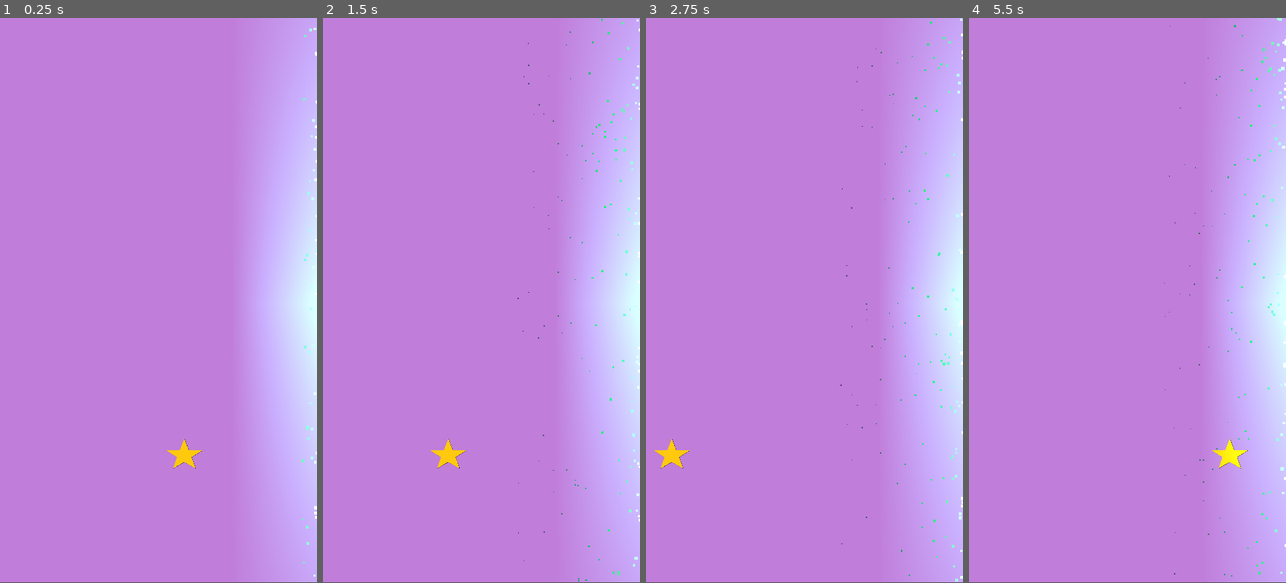
Above: before the commit, frames 1-4 (left to right).
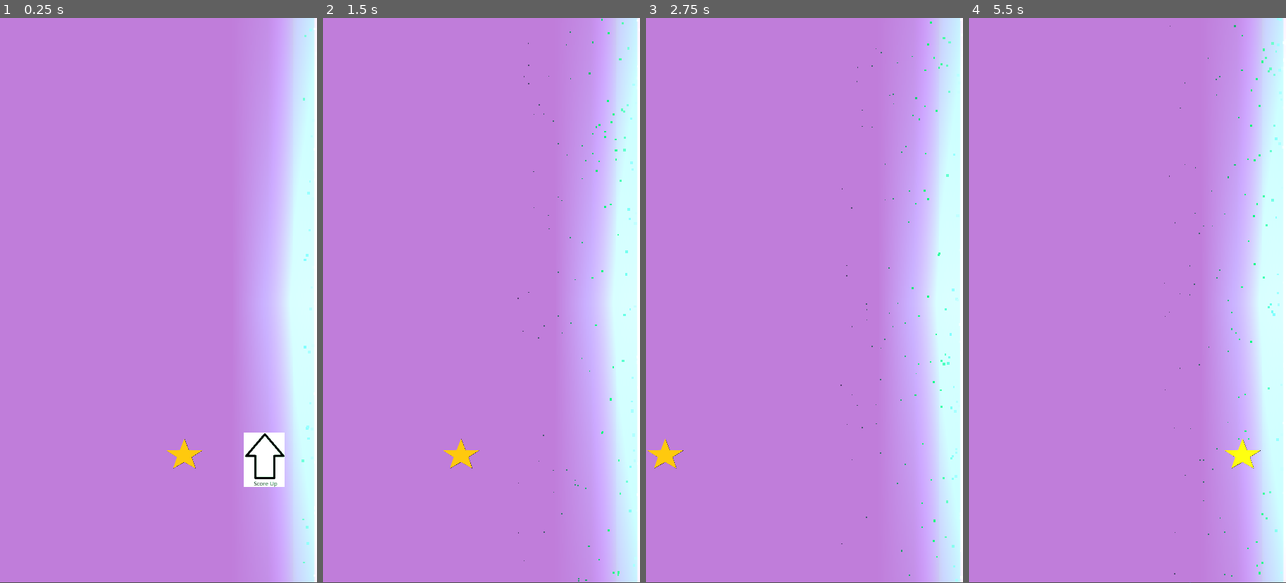
Above: after the commit, the same moments.

Repository: OllieL1/GUTS-T35
Game: Godot game, scene res://level.tscn
The game is run twice, just before and just after one commit, with the same random seed, the same clock (stepped at 60 frames per second) and the same inputs.
Inputs (mouse positions are in pixels of both pictures, inside the frame that each line leads up to):
- Up to frame 1 (0.25 s): no input
- Up to frame 2 (1.5 s): tap Enter (ui_accept) at 0.5, 0.77 s; move the mouse to (551, 272) at 0.52 s; hold Right (ui_right) from 0.53 s (still down); click (551, 272) at 0.67 s; move the mouse to (418, 328) at 1.27 s
- Up to frame 3 (2.75 s): tap Enter (ui_accept) at 1.52 s; move the mouse to (836, 176) at 2.02 s; release Right (ui_right) at 2.03 s; hold Left (ui_left) from 2.03 s (still down)
- Up to frame 4 (5.5 s): move the mouse to (1111, 413) at 2.77 s; release Left (ui_left) at 2.78 s; hold Right (ui_right) 2.78-4.28 s; click (1111, 413) at 2.92 s; tap Enter (ui_accept) at 3.02, 3.77, 4.52 s; move the mouse to (1222, 385) at 3.52 s; move the mouse to (1032, 215) at 4.27 s; hold Left (ui_left) 4.28-5.03 s; move the mouse to (1143, 300) at 5.02 s; hold Right (ui_right) from 5.03 s (still down); click (1143, 300) at 5.17 s

The runs differ from the first frame. In frame 1, 9.8% of the frame differs, in the area x 76-100%, y 0-100%; in frame 2, 8.8%; in frame 3, 8.7%; in frame 4, 8.8%.

Commit message:
Working Power Up

Diff:
--- /dev/null
+++ b/switch/left_wall.tscn
@@ -0,0 +1,13 @@
+[gd_scene load_steps=2 format=3 uid="uid://ct304pftvmk86"]
+
+[sub_resource type="RectangleShape2D" id="RectangleShape2D_ikigc"]
+size = Vector2(24, 1310)
+
+[node name="Left Wall" type="StaticBody2D"]
+
+[node name="CollisionShape2D" type="CollisionShape2D" parent="."]
+position = Vector2(2, 635)
+shape = SubResource("RectangleShape2D_ikigc")
+
+[node name="Sprite2D" type="Sprite2D" parent="."]
+position = Vector2(3, -3)
--- a/switch/level.tscn
+++ b/switch/level.tscn
@@ -6,6 +6,8 @@
 [ext_resource type="PackedScene" uid="uid://djm33ltide0rx" path="res://obstacle.tscn" id="2_mr6sg"]
 [ext_resource type="PackedScene" uid="uid://cy1qe65gcd50k" path="res://power_up.tscn" id="4_mmiyr"]
 [ext_resource type="PackedScene" uid="uid://dqfs6manslryo" path="res://music.tscn" id="5_j4qqt"]
+[ext_resource type="PackedScene" uid="uid://ct304pftvmk86" path="res://left_wall.tscn" id="7_6vnp7"]
+[ext_resource type="PackedScene" uid="uid://de083s1b7pfpi" path="res://right_wall.tscn" id="8_qo2o3"]
 
 [sub_resource type="Curve" id="Curve_6pr7g"]
 _data = [Vector2(0, 1), 0.0, 0.0, 0, 0, Vector2(1, 0.362637), 0.0, 0.0, 0, 0]
@@ -28,12 +30,6 @@
 
 [sub_resource type="GradientTexture1D" id="GradientTexture1D_nfw6j"]
 gradient = SubResource("Gradient_6jhuv")
-
-[sub_resource type="RectangleShape2D" id="RectangleShape2D_ikigc"]
-size = Vector2(24, 1310)
-
-[sub_resource type="RectangleShape2D" id="RectangleShape2D_b330g"]
-size = Vector2(28, 1298)
 
 [node name="Level" type="Node2D"]
 script = ExtResource("1_mhqcc")
@@ -67,7 +63,6 @@
 color_ramp = SubResource("Gradient_or8ax")
 
 [node name="PointLight2D2" type="PointLight2D" parent="Right Wall Effects"]
-visible = false
 position = Vector2(-56, 650)
 scale = Vector2(1.7652, 22.6563)
 energy = 0.61
@@ -81,19 +76,6 @@
 texture = SubResource("GradientTexture1D_nfw6j")
 height = 1280.0
 
-[node name="Left Wall" type="StaticBody2D" parent="."]
+[node name="Left Wall" parent="." instance=ExtResource("7_6vnp7")]
 
-[node name="CollisionShape2D" type="CollisionShape2D" parent="Left Wall"]
-position = Vector2(2, 635)
-shape = SubResource("RectangleShape2D_ikigc")
-
-[node name="Sprite2D" type="Sprite2D" parent="Left Wall"]
-
-[node name="Right Wall" type="StaticBody2D" parent="."]
-
-[node name="CollisionShape2D" type="CollisionShape2D" parent="Right Wall"]
-position = Vector2(719, 641)
-shape = SubResource("RectangleShape2D_b330g")
-one_way_collision_margin = 0.0
-
-[node name="Sprite2D" type="Sprite2D" parent="Right Wall"]
+[node name="Right Wall" parent="." instance=ExtResource("8_qo2o3")]
--- a/switch/player.tscn
+++ b/switch/player.tscn
@@ -4,7 +4,7 @@
 [ext_resource type="Script" path="res://scripts/player.gd" id="1_oewdl"]
 
 [sub_resource type="RectangleShape2D" id="RectangleShape2D_pfegi"]
-size = Vector2(94, 77)
+size = Vector2(61, 71)
 
 [node name="Player" type="CharacterBody2D"]
 position = Vector2(333, 216)
@@ -19,5 +19,5 @@
 position = Vector2(-3, -6)
 
 [node name="CollisionShape2D" type="CollisionShape2D" parent="."]
-position = Vector2(1, -8.5)
+position = Vector2(-0.5, -11.5)
 shape = SubResource("RectangleShape2D_pfegi")
--- a/switch/power_up.tscn
+++ b/switch/power_up.tscn
@@ -1,6 +1,20 @@
-[gd_scene load_steps=2 format=3 uid="uid://cy1qe65gcd50k"]
+[gd_scene load_steps=4 format=3 uid="uid://cy1qe65gcd50k"]
 
 [ext_resource type="Script" path="res://scripts/power_up.gd" id="1_annuv"]
+[ext_resource type="Texture2D" uid="uid://cdsixgsnxxws2" path="res://art/Power Up.png" id="2_3giwy"]
 
-[node name="Power Up" type="Node2D"]
+[sub_resource type="RectangleShape2D" id="RectangleShape2D_k4u22"]
+size = Vector2(91, 114)
+
+[node name="Power Up" type="Area2D"]
 script = ExtResource("1_annuv")
+
+[node name="CollisionShape2D" type="CollisionShape2D" parent="."]
+position = Vector2(1.5, 3)
+shape = SubResource("RectangleShape2D_k4u22")
+
+[node name="Score Up" type="Sprite2D" parent="."]
+position = Vector2(0, 1)
+texture = ExtResource("2_3giwy")
+
+[connection signal="body_entered" from="." to="." method="_on_body_entered"]
--- /dev/null
+++ b/switch/right_wall.tscn
@@ -0,0 +1,14 @@
+[gd_scene load_steps=2 format=3 uid="uid://de083s1b7pfpi"]
+
+[sub_resource type="RectangleShape2D" id="RectangleShape2D_b330g"]
+size = Vector2(10, 1298)
+
+[node name="Right Wall" type="StaticBody2D"]
+position = Vector2(720, 639)
+
+[node name="CollisionShape2D" type="CollisionShape2D" parent="."]
+position = Vector2(1, 1)
+shape = SubResource("RectangleShape2D_b330g")
+one_way_collision_margin = 0.0
+
+[node name="Sprite2D" type="Sprite2D" parent="."]
--- a/switch/scripts/player.gd
+++ b/switch/scripts/player.gd
@@ -6,10 +6,13 @@
 var deceleration: float = 1200
 var target_velocity: Vector2 = Vector2.ZERO
 var moving_left: bool = false
+var score_multiplier: float = 1.0  # Initial score multiplier
+var score: float = 0
 
 func _ready() -> void:
-	position.x = 360
-	position.y = 1000
+	position.x = 360  # Adjust starting position as needed
+	position.y = 1000  # Adjust starting position as needed
+	add_to_group("player")
 
 func _input(event: InputEvent) -> void:
 	if event is InputEventMouseButton:
@@ -38,8 +41,7 @@
 			velocity.x = move_toward(velocity.x, 0, deceleration * delta)
 
 	self.velocity = velocity
-
-	move_and_slide()
+	move_and_slide()  # Handle movement and sliding
 
 func move_toward(current: float, target: float, delta: float) -> float:
 	if current < target:
@@ -47,3 +49,13 @@
 	elif current > target:
 		return max(current - delta, target)
 	return current
+
+# Method to apply the power-up effect
+func apply_powerup(powerup: Node) -> void:
+	score_multiplier *= powerup.score_multiplier  # Increase the multiplier
+	print("New Score Multiplier: ", score_multiplier)  # Debug output
+
+func _on_body_entered(body: Node) -> void:
+	if body.is_in_group("powerups"):  # Check if the collided body is a power-up
+		apply_powerup(body)  # Apply the power-up
+		body.queue_free()  # Remove the power-up from the scene
--- a/switch/scripts/power_up.gd
+++ b/switch/scripts/power_up.gd
@@ -1,11 +1,17 @@
-extends Node2D
+extends Area2D
 
+# Score multiplier for the power-up
+var score_multiplier: float = 2.0
 
-# Called when the node enters the scene tree for the first time.
 func _ready() -> void:
-	pass # Replace with function body.
+	position.x = 600  # Adjust starting position as needed
+	position.y = 1000  # Adjust starting position as needed
 
+func _process(delta: float) -> void:
+	pass  # You can implement movement or logic here if needed
 
-# Called every frame. 'delta' is the elapsed time since the previous frame.
-func _process(delta: float) -> void:
-	pass
+# This function is triggered when another body enters the area
+func _on_body_entered(body: Node) -> void:
+	if body.is_in_group("player"):  # Check if the colliding body is the player
+		body.apply_powerup(self)  # Call the player's apply_powerup method
+		queue_free()  # Remove the power-up after it is collected
Binary file added: switch/art/Power Up.png
Not shown, added: switch/art/Power Up.png.import
